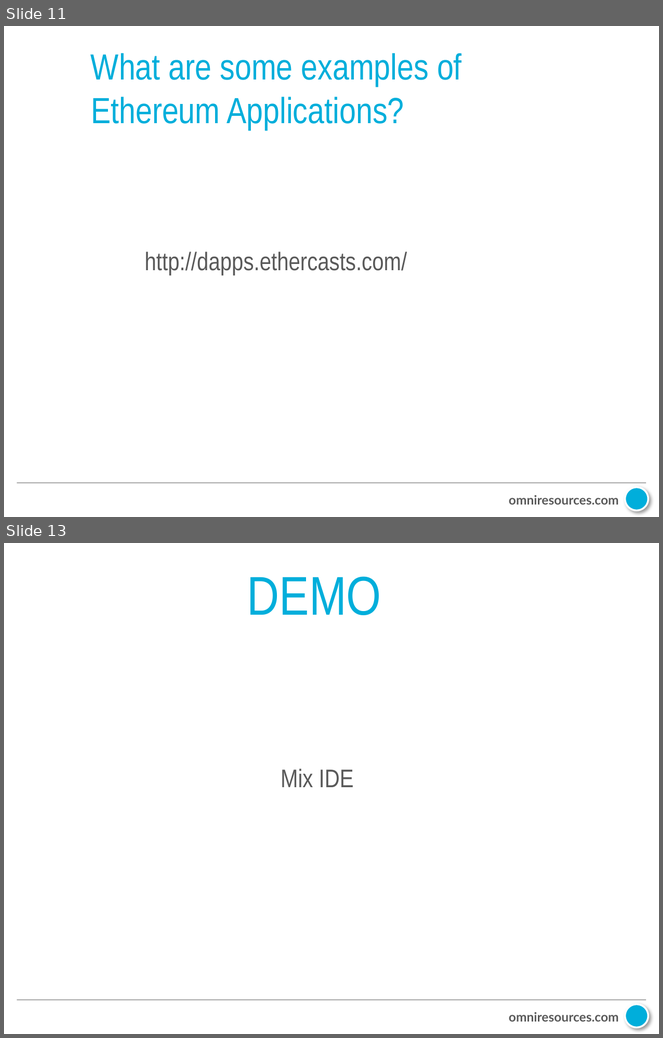
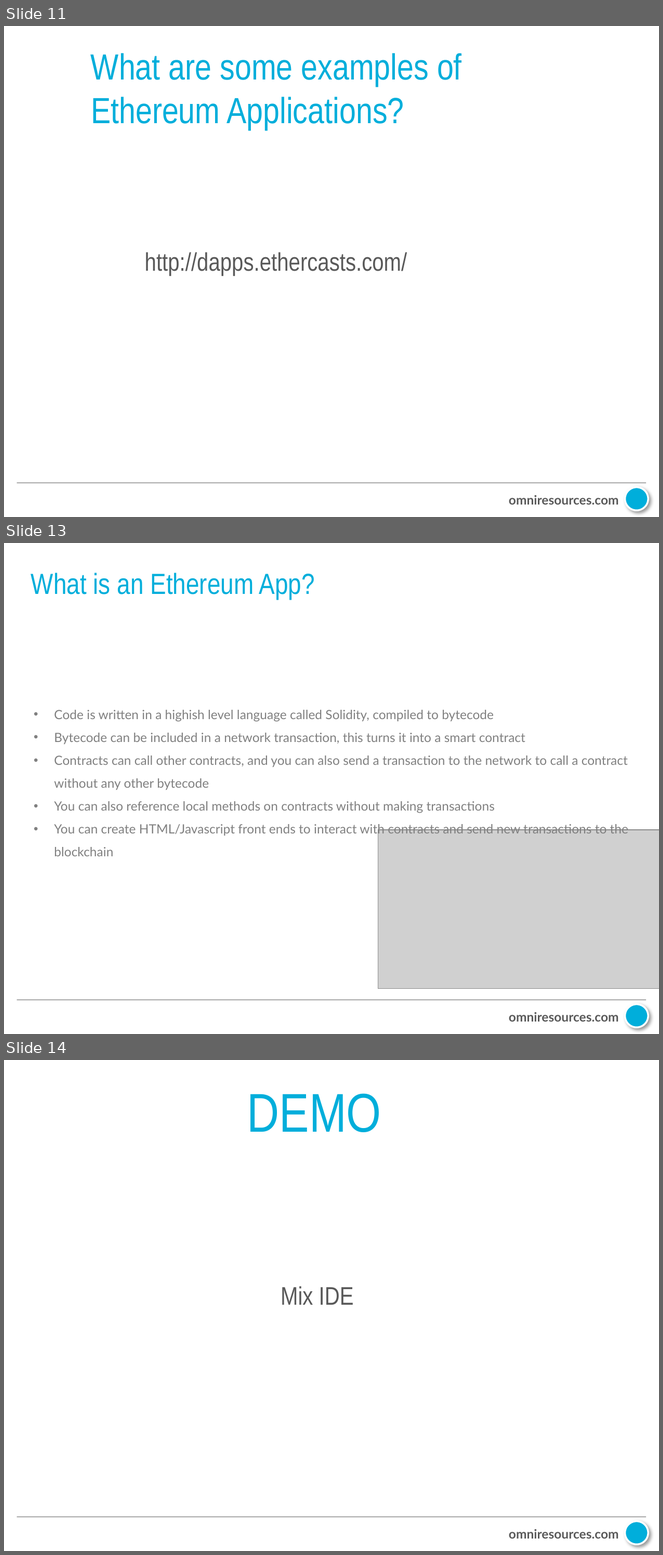
Before and after one commit to mrosack/presentations, a slide deck: intro-to-ethereum/Intro to Ethereum.pptx. Shown one above the other, each under a label of ours: slides 11 and 13 before the commit, slides 11, 13 and 14 after it; the slides between them are not shown. The pictures are 663x1038 and 663x1555 pixels, drawn with LibreOffice and Linux fonts; fonts in the diff are those of the drawing; grey boxes stand for pictures; background and template pictures are left out. Boxes give left, top, right and bottom in pixels: in the first picture for what was removed or moved away, otherwise in the second. Text is boxed around its words. In the diff, an @@ line names an element or a change of style, - is before the commit and + after.

```diff
--- a/intro-to-ethereum/Intro to Ethereum.pptx
+++ b/intro-to-ethereum/Intro to Ethereum.pptx
@@ slide 13 added at bbox=[4, 543, 659, 1034], background picture (left out); not listed: 3 template elements that a slide beside it also shows @@
@@ text added at bbox=[31, 573, 315, 599], 32 pt, text #00AEDB @@
+What is an Ethereum App?
@@ text added at bbox=[54, 710, 629, 836], 14 pt, text #808080 @@
+• Code is written in a highish level language called Solidity, compiled to bytecode
+• Bytecode can be included in a network transaction, this turns it into a smart contract
+• Contracts can call other contracts, and you can also send a transaction to the network to call a contract without any other bytecode
+• You can also reference local methods on contracts without making transactions
+• You can create HTML/Javascript front ends to interact with contracts and send new transactions to the blockchain
@@ picture added at bbox=[378, 830, 659, 989] @@
@@ what was slide 13 is now slide 14 @@
```
Also in this commit, not shown: 2 slides changed, 7 other files.
